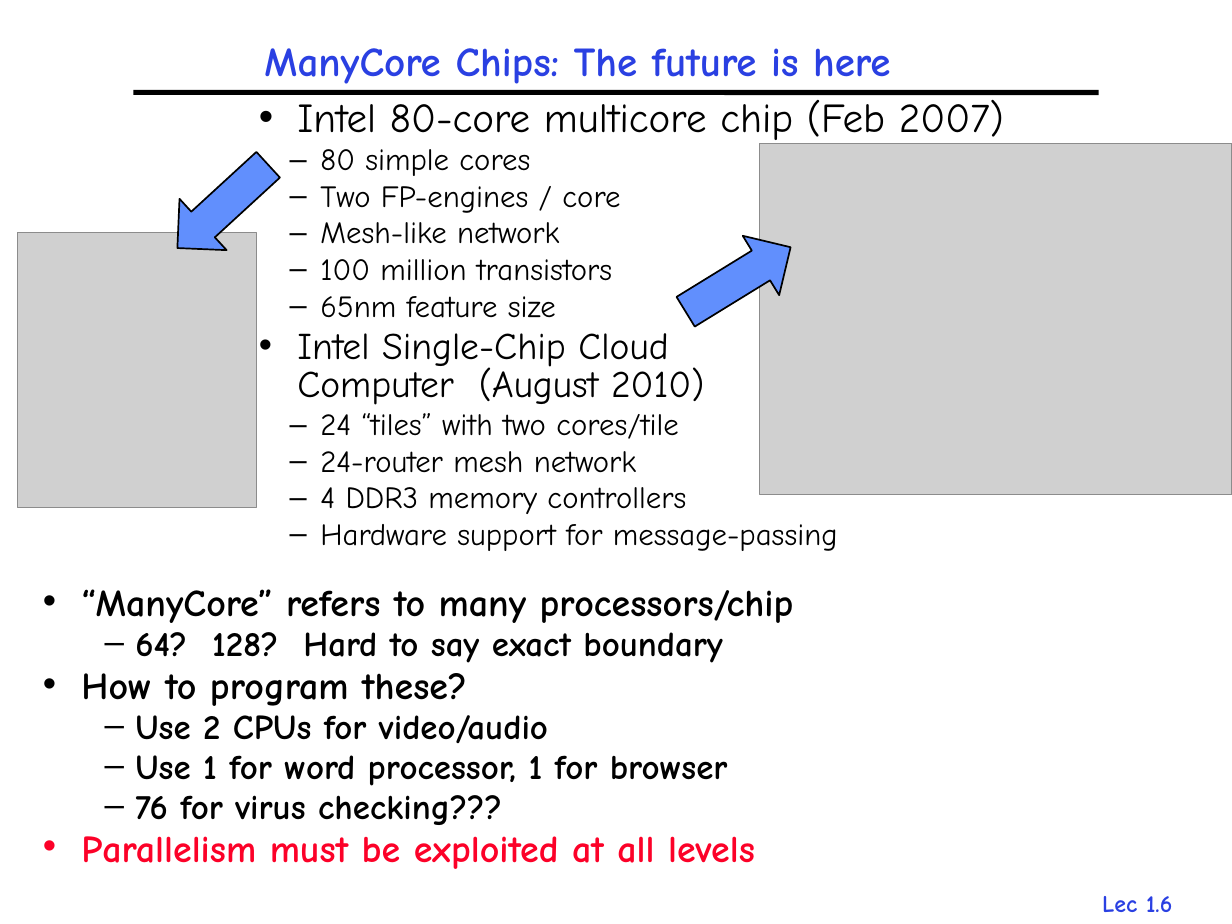
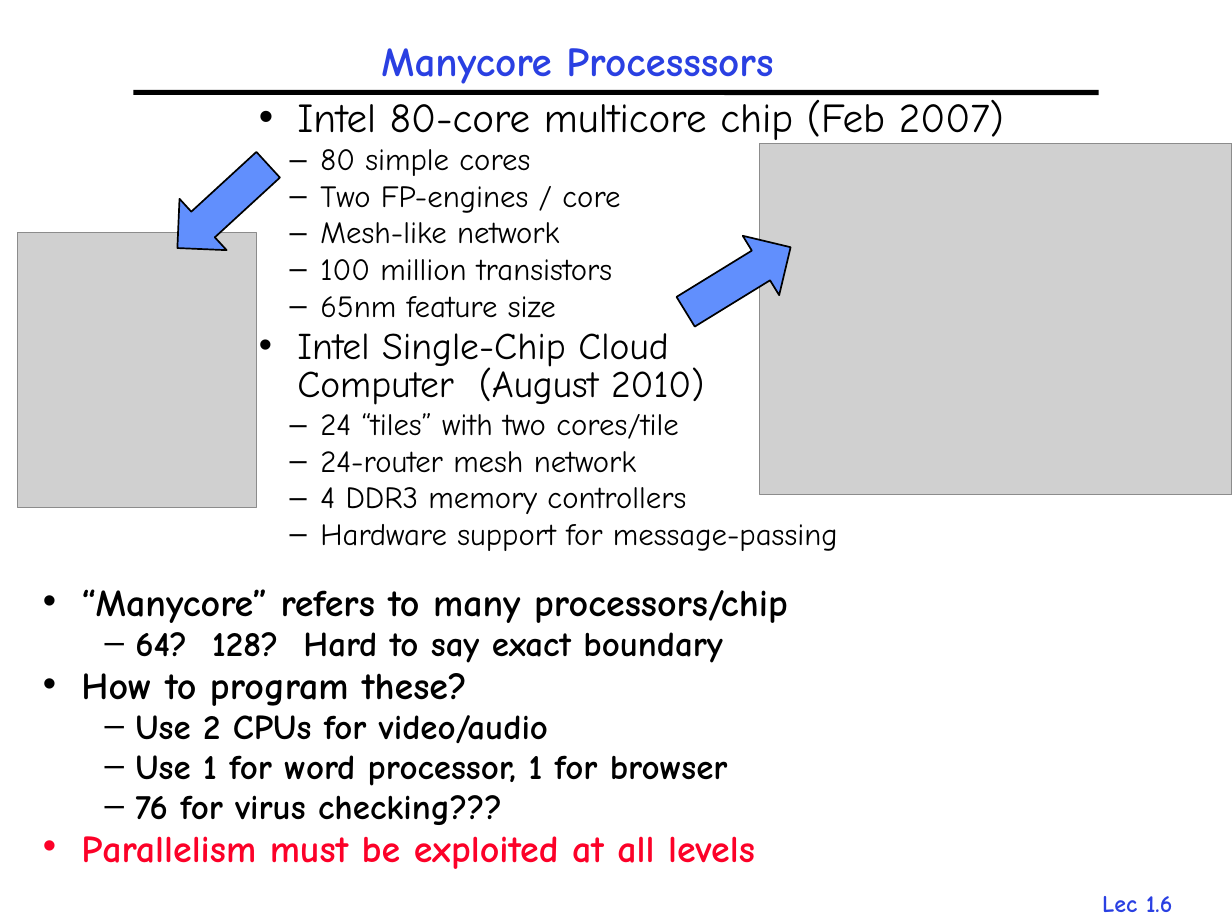
Before and after one commit to gulaoshi/gu.github.io, a slide deck: slide 6 of AdvOS/PPT+papers/L01-Overview.pptx. Drawn at 1232x924 pixels with LibreOffice and Linux fonts; fonts in the diff are those of the drawing; grey boxes stand for pictures. Boxes give left, top, right and bottom in pixels: in the first picture for what was removed or moved away, otherwise in the second. Text is boxed around its words. In the diff, an @@ line names an element or a change of style, - is before the commit and + after.

```diff
--- a/AdvOS/PPT+papers/L01-Overview.pptx
+++ b/AdvOS/PPT+papers/L01-Overview.pptx
@@ title at (x1=381, y1=48, x2=773, y2=84): text changed @@
-ManyCore Chips: The future is here
+Manycore Processsors
@@ text at (x1=81, y1=589, x2=788, y2=623): text changed @@
-• “ManyCore” refers to many processors/chip
+• “Manycore” refers to many processors/chip
```
Also in this commit, not shown: 6 other slides changed, 1 slide added, 3 other files.
